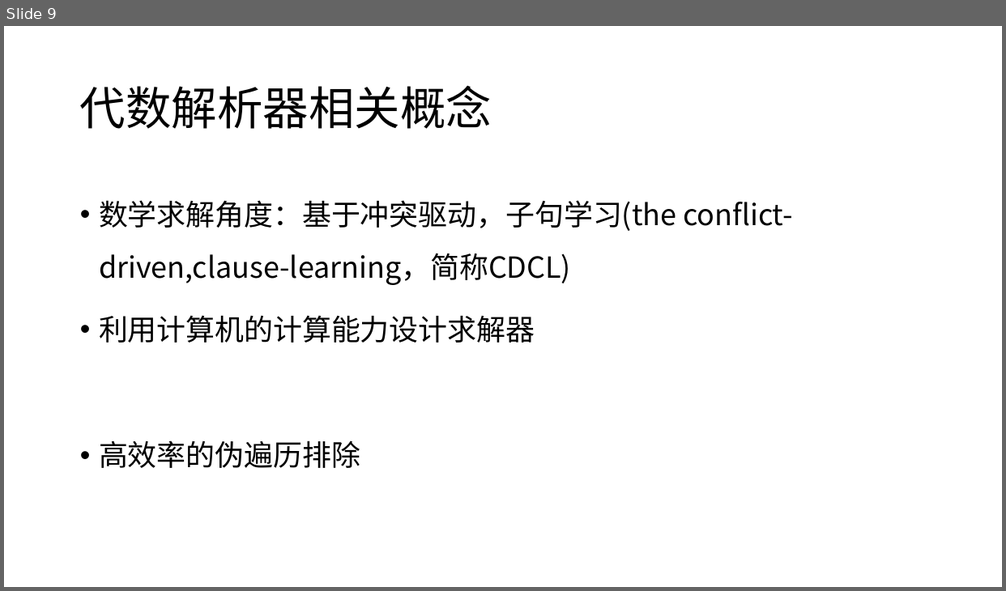
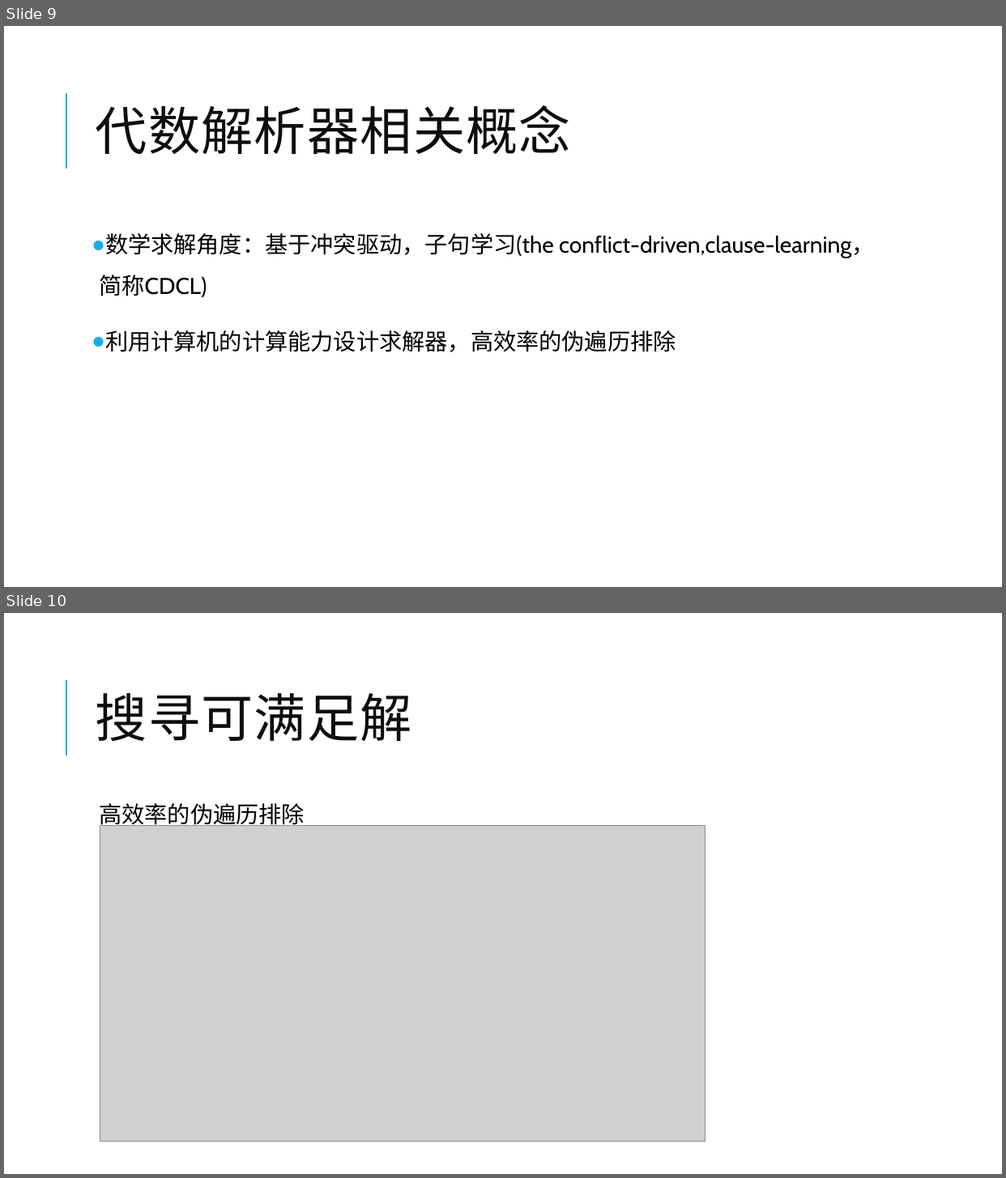
Before and after one commit to yberlin/hello-world, a slide deck: 数电/代数解析器与其密码学领域的应用.pptx. Shown one above the other, each under a label of ours: slide 9 before the commit, slides 9 and 10 after it. The pictures are 1006x591 and 1006x1178 pixels, drawn with LibreOffice and Linux fonts; fonts in the diff are those of the drawing; grey boxes stand for pictures. Boxes give left, top, right and bottom in pixels: in the first picture for what was removed or moved away, otherwise in the second. Text is boxed around its words. In the diff, an @@ line names an element or a change of style, - is before the commit and + after.

```diff
--- a/数电/代数解析器与其密码学领域的应用.pptx
+++ b/数电/代数解析器与其密码学领域的应用.pptx
@@ slide 10 added at [4,613,1002,1174], background #FFFFFF; not listed: 1 template element that a slide beside it also shows @@
@@ title added at [96,693,412,741], 50 pt, text #0D0D0D @@
+搜寻可满足解
@@ text added at [99,803,305,829], 22 pt, text #000000 @@
+  高效率的伪遍历排除
@@ picture added at [100,825,705,1142] @@
@@ slide 9 changed as well @@
@@ title "代数解析器相关概念": place and size @@
-title "代数解析器相关概念" at [80,85,492,129]
+title "代数解析器相关概念" at [96,105,571,154]
@@ title "代数解析器相关概念" at [96,105,571,154]: size 44 to 50 pt, font Noto Sans CJK SC to Calibri, text colour #000000 to #0D0D0D, letter spacing 0 to 1 pt; line spacing 0.9 to 0.8 @@
@@ line added from (66, 169) to (66, 93), #1CADE4 1.5 pt @@
@@ text "数学求解角度：基于冲突驱动，子句学习(the conflict-driven,clause-learning，简称CDC ...": place and size @@
-text "数学求解角度：基于冲突驱动，子句学习(the conflict-driven,clause-learning，简称CDC ..." at [99,200,793,468]
+text "数学求解角度：基于冲突驱动，子句学习(the conflict-driven,clause-learning，简称CDC ..." at [99,233,875,352]
@@ text at [99,233,875,297]: size 28 to 22 pt, font Noto Sans CJK SC to Cabin in "数学求解角度：基于冲突驱动，子句学习(the conflict-driven,clause-learning，简称CDC ..."; bullet • to ●; more space between paragraphs @@
@@ text at [105,331,676,352]: text changed; size 28 to 22 pt; font Noto Sans CJK SC to Cabin @@
-• 利用计算机的计算能力设计求解器
-• 高效率的伪遍历排除
+● 利用计算机的计算能力设计求解器，高效率的伪遍历排除
```
Also in this commit, not shown: 10 other slides changed, 6 other slides added, 2 other files.
